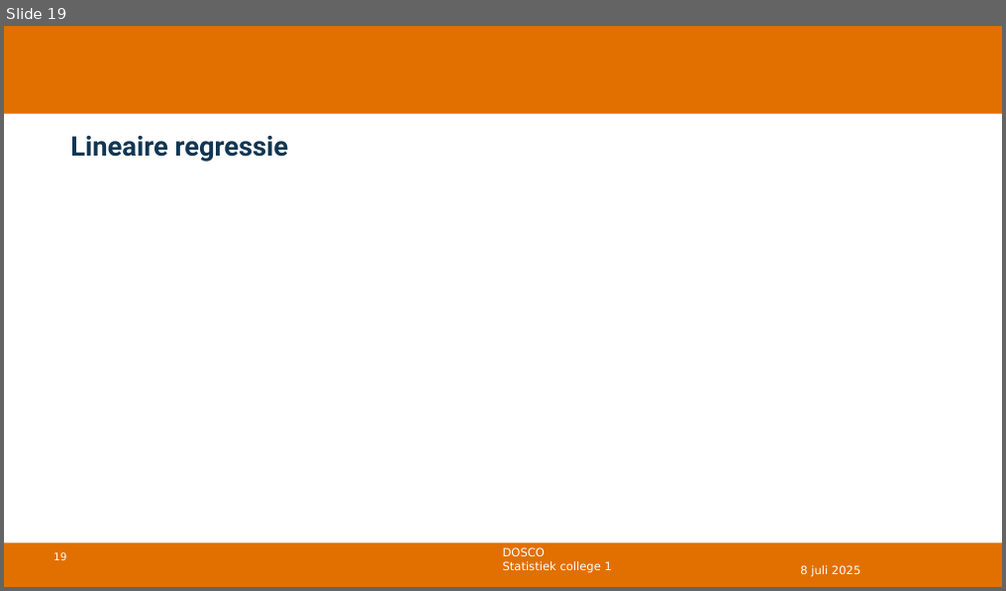
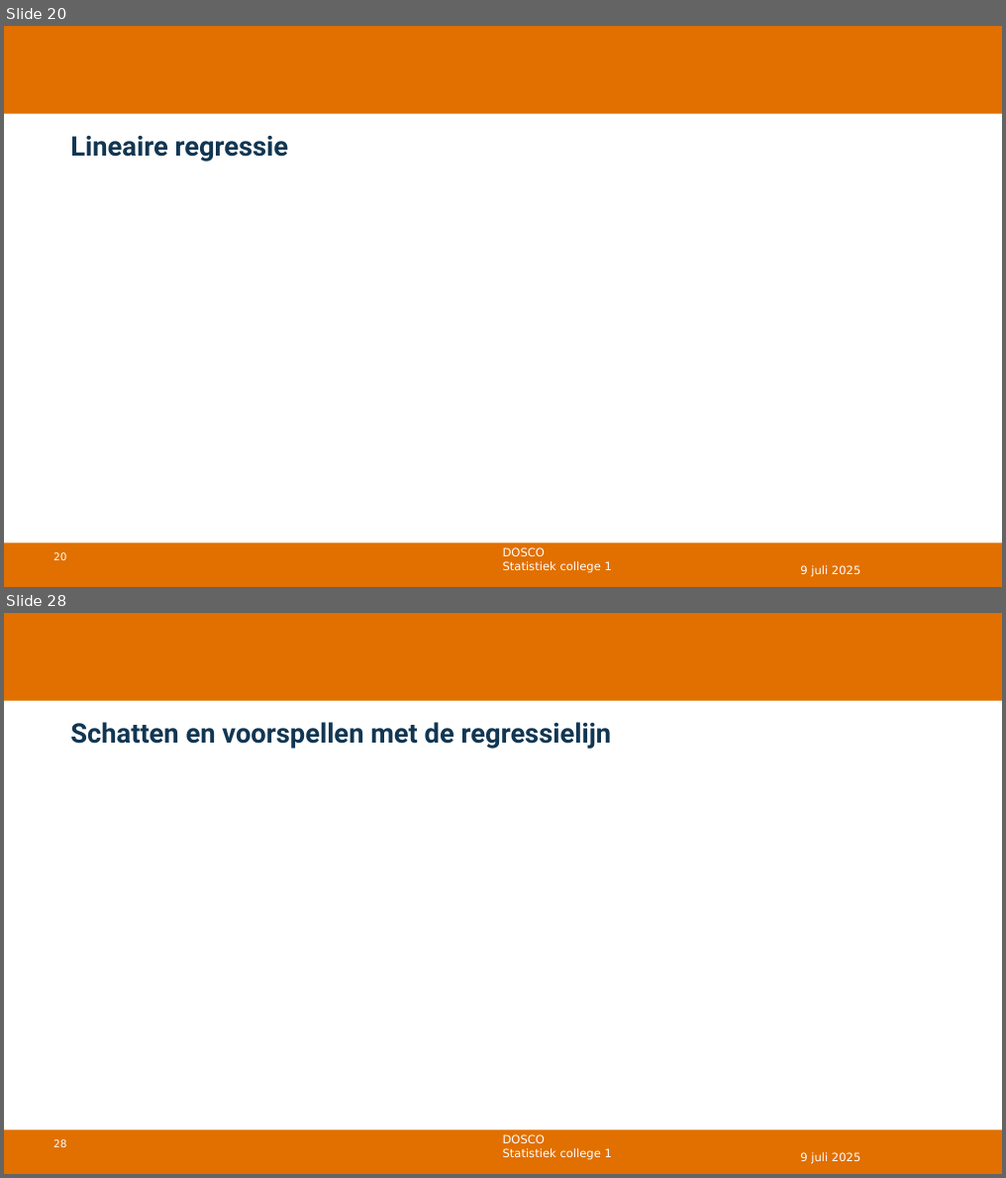
Before and after one commit to DBlom96/Statistiek, a slide deck: Danny/Onderwijs/Statistiek/2024-2025/Slides/Nieuwe slides/Statistiek 2024-2025 -- college 12 -- correlatie en regressie.pptx. Shown one above the other, each under a label of ours: slide 19 before the commit, slides 20 and 28 after it; the slides between them are not shown. The pictures are 1006x591 and 1006x1178 pixels, drawn with LibreOffice and Linux fonts; fonts in the diff are those of the drawing; grey boxes stand for pictures; background and template pictures are left out. Boxes give left, top, right and bottom in pixels: in the first picture for what was removed or moved away, otherwise in the second. Text is boxed around its words. In the diff, an @@ line names an element or a change of style, - is before the commit and + after.

```diff
--- a/Danny/Onderwijs/Statistiek/2024-2025/Slides/Nieuwe slides/Statistiek 2024-2025 -- college 12 -- correlatie en regressie.pptx
+++ b/Danny/Onderwijs/Statistiek/2024-2025/Slides/Nieuwe slides/Statistiek 2024-2025 -- college 12 -- correlatie en regressie.pptx
@@ slide 28 added at box(4, 613, 1002, 1174), background #FFFFFF; not listed: 4 template elements that a slide beside it also shows @@
@@ title added at box(70, 722, 612, 749), 26 pt, text #113652, bold @@
+Schatten en voorspellen met de regressielijn
@@ text added at box(800, 1153, 860, 1164), 11 pt, text #FFFFFF @@
+9 juli 2025
@@ what was slide 19 is now slide 20 @@
@@ slide 20 changed as well @@
@@ page number at box(54, 553, 66, 561): text changed @@
-19
+20
@@ text at box(800, 566, 860, 577): text changed @@
-8 juli 2025
+9 juli 2025
```
Also in this commit, not shown: 16 other slides changed, 11 other slides added, 2 slides removed, 3 other files.
